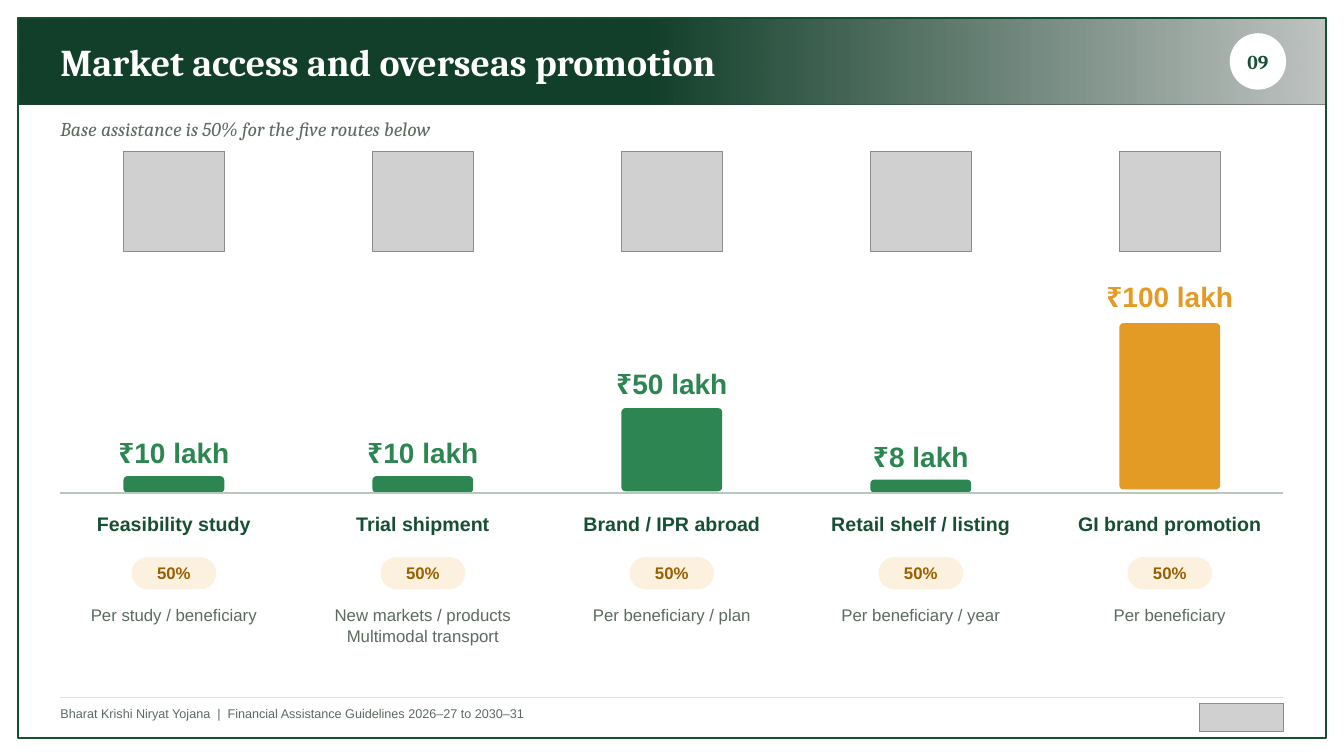
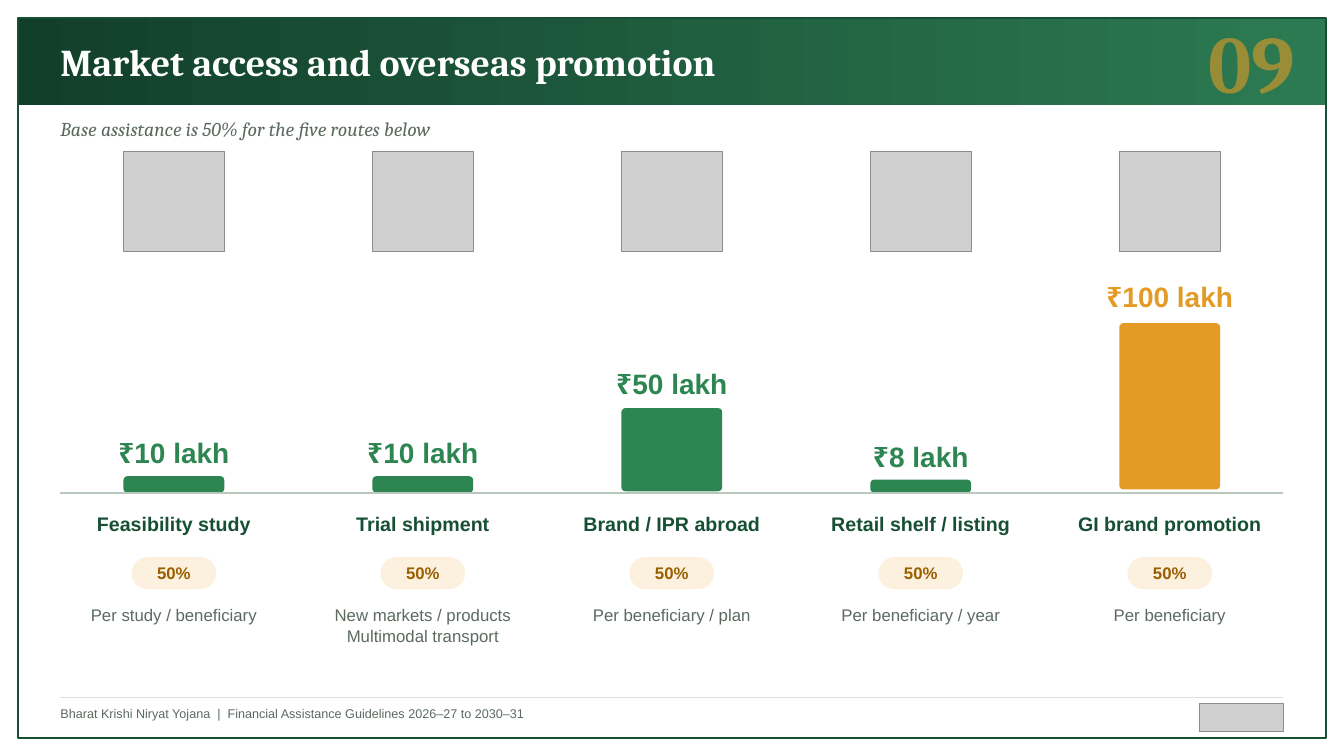
Before and after one commit to BantheFox012/FM, a slide deck: slide 9 of APEDA_BKNY_Standard_40_Percent.pptx. Drawn at 1344x756 pixels with LibreOffice and Linux fonts; fonts in the diff are those of the drawing; grey boxes stand for pictures. Boxes give left, top, right and bottom in pixels: in the first picture for what was removed or moved away, otherwise in the second. Text is boxed around its words. In the diff, an @@ line names an element or a change of style, - is before the commit and + after.

```diff
--- a/APEDA_BKNY_Standard_40_Percent.pptx
+++ b/APEDA_BKNY_Standard_40_Percent.pptx
@@ rectangle at (18,18,1326,105): fill gradient #123F2A to gradient #123F2A to #2C7A52 @@
@@ picture removed at (18,18,1326,105) @@
@@ text "09": place and size @@
-text "09" at (1247,55,1268,69)
+text "09" at (1209,38,1296,112)
@@ text "09" at (1209,38,1296,112): size 14 to 58 pt, text colour #174F35 to #E39B26 at 60% opacity; alignment centre to right @@
@@ ellipse removed at (1230,33,1287,90) @@
```
Also in this commit, not shown: 11 other slides changed.
